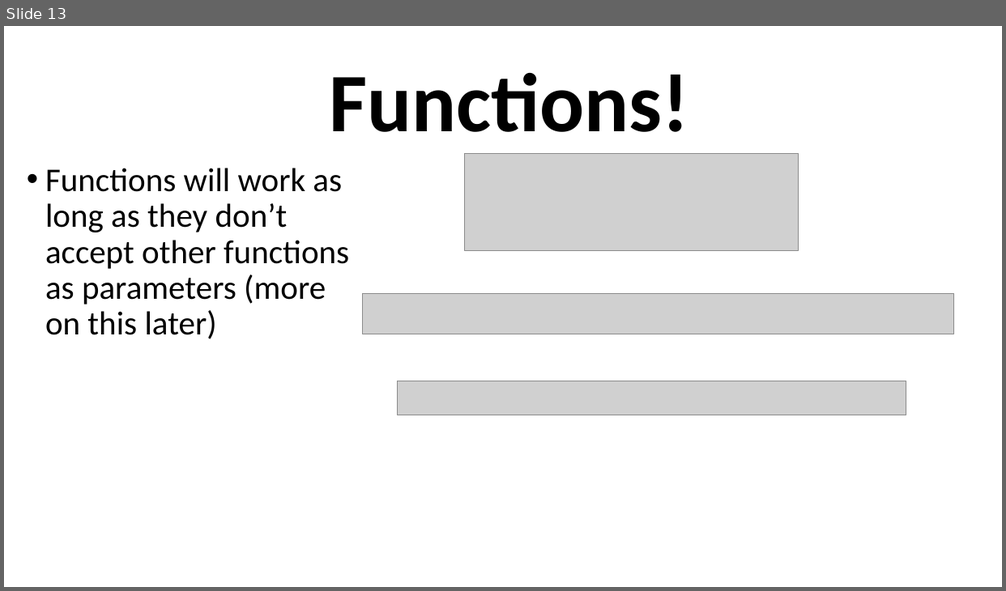
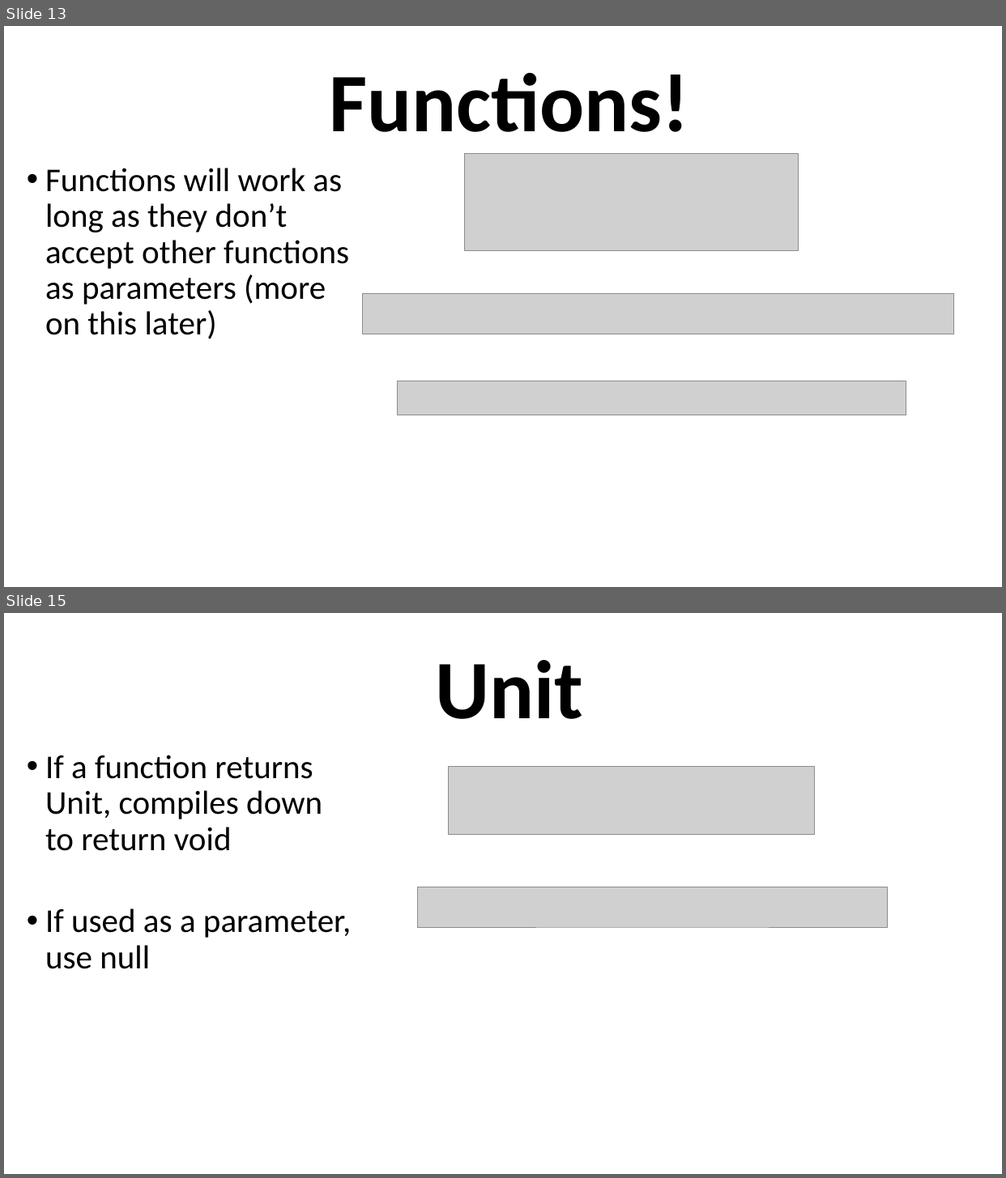
Before and after one commit to grab-a-byte/DotnetInterop, a slide deck: DotnetInteropSlides.pptx. Shown one above the other, each under a label of ours: slide 13 before the commit, slides 13 and 15 after it; the slides between them are not shown. The pictures are 1006x591 and 1006x1178 pixels, drawn with LibreOffice and Linux fonts; fonts in the diff are those of the drawing; grey boxes stand for pictures. Boxes give left, top, right and bottom in pixels: in the first picture for what was removed or moved away, otherwise in the second. Text is boxed around its words. In the diff, an @@ line names an element or a change of style, - is before the commit and + after.

```diff
--- a/DotnetInteropSlides.pptx
+++ b/DotnetInteropSlides.pptx
@@ slide 15 added at box(4, 613, 1002, 1174), background #FFFFFF @@
@@ text added at box(436, 660, 584, 719), 80 pt, text #000000, bold @@
+Unit
@@ text added at box(45, 755, 351, 969), 32 pt, text #000000 @@
+    • If a function returns Unit, compiles down to return void
+    • If used as a parameter, use null
@@ picture added at box(449, 766, 815, 835) @@
@@ picture added at box(418, 887, 888, 927) @@
```
Also in this commit, not shown: 3 other slides added, 3 other files.
